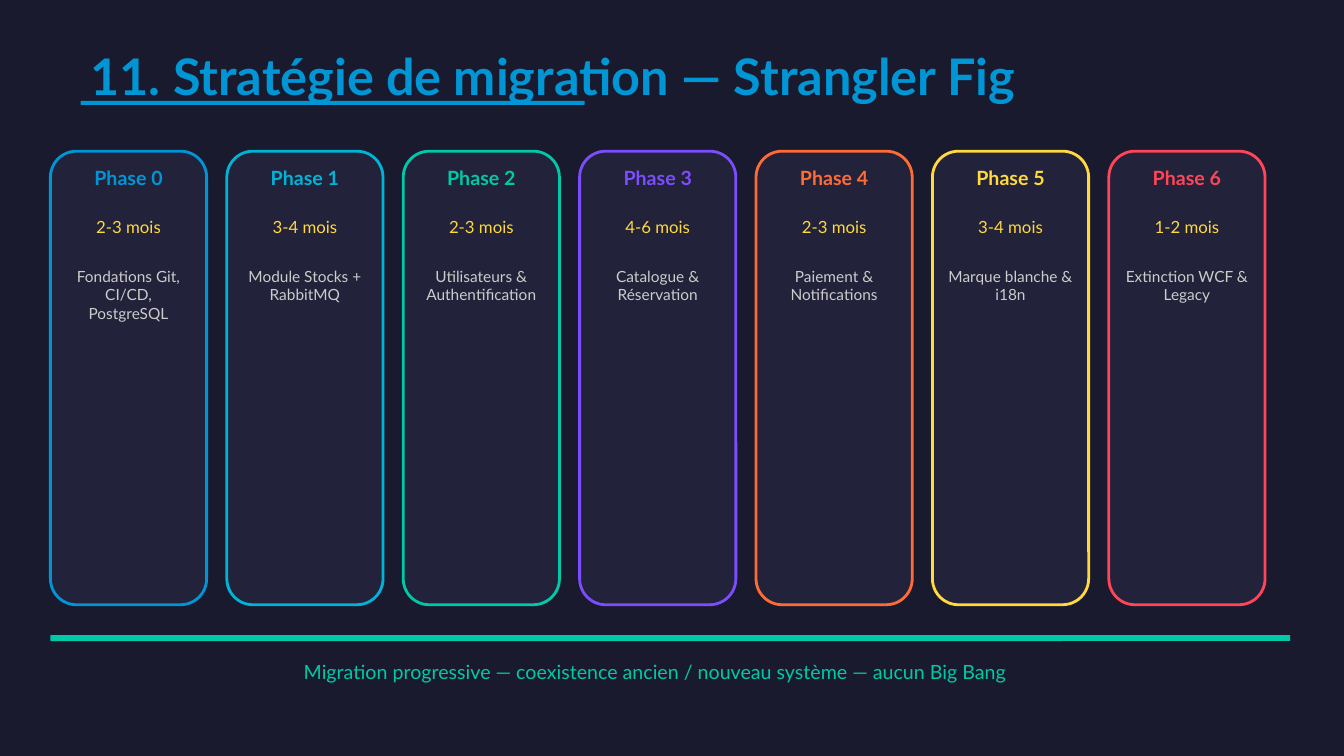
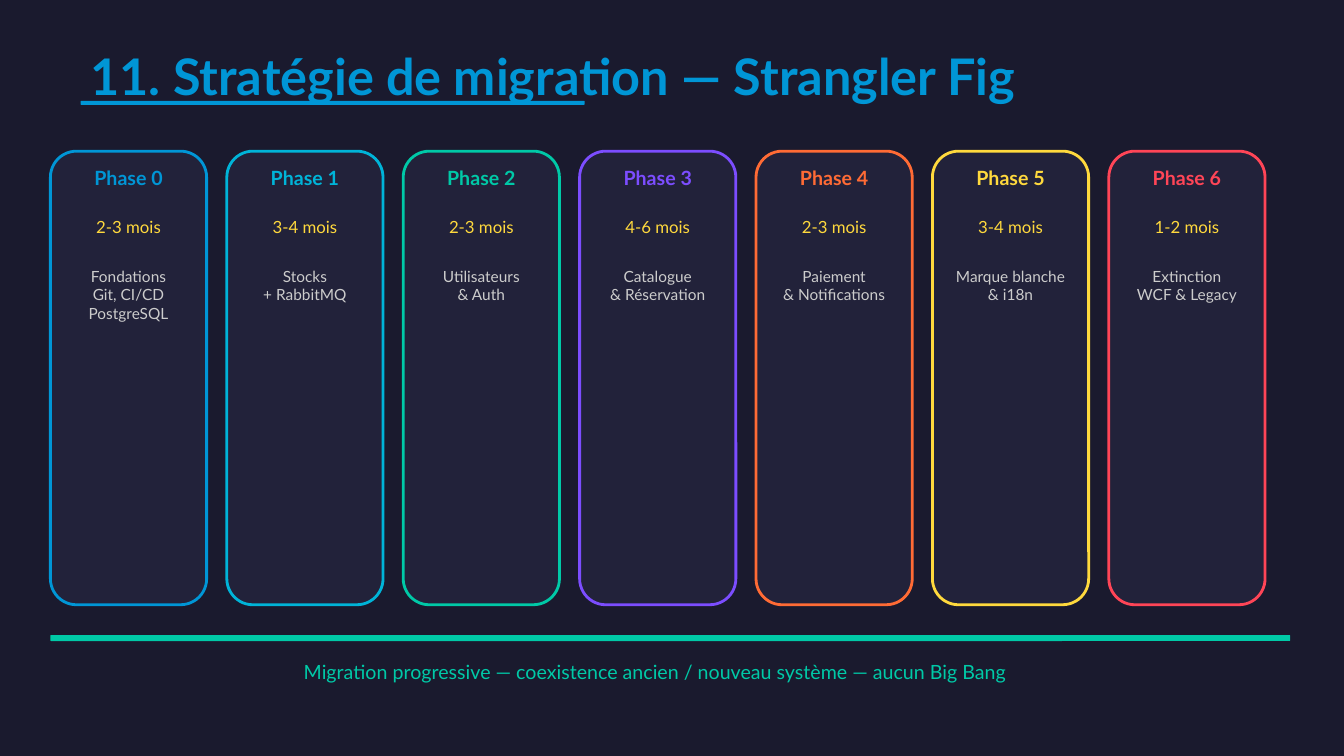
Before and after one commit to morepudding/maelJtm, a slide deck: slide 15 of 07-presentation/BricoLoc2_Presentation.pptx. Drawn at 1344x756 pixels with LibreOffice and Linux fonts; fonts in the diff are those of the drawing. Boxes give left, top, right and bottom in pixels: in the first picture for what was removed or moved away, otherwise in the second. Text is boxed around its words. In the diff, an @@ line names an element or a change of style, - is before the commit and + after.

```diff
--- a/07-presentation/BricoLoc2_Presentation.pptx
+++ b/07-presentation/BricoLoc2_Presentation.pptx
@@ 4 texts: place and size @@
-4 texts at bbox=[616, 270, 1233, 303]
+4 texts at bbox=[624, 270, 1237, 303]
@@ text at bbox=[89, 270, 169, 322]: text changed @@
-Fondations Git, CI/CD, PostgreSQL
+Fondations
+Git, CI/CD
+PostgreSQL
@@ text at bbox=[276, 270, 346, 303]: text changed @@
-Module Stocks + RabbitMQ
+Stocks
++ RabbitMQ
@@ text at bbox=[443, 270, 520, 300]: text changed @@
-Utilisateurs & Authentification
+Utilisateurs
+& Auth
```
Also in this commit, not shown: 11 other slides changed, 3 other files.
